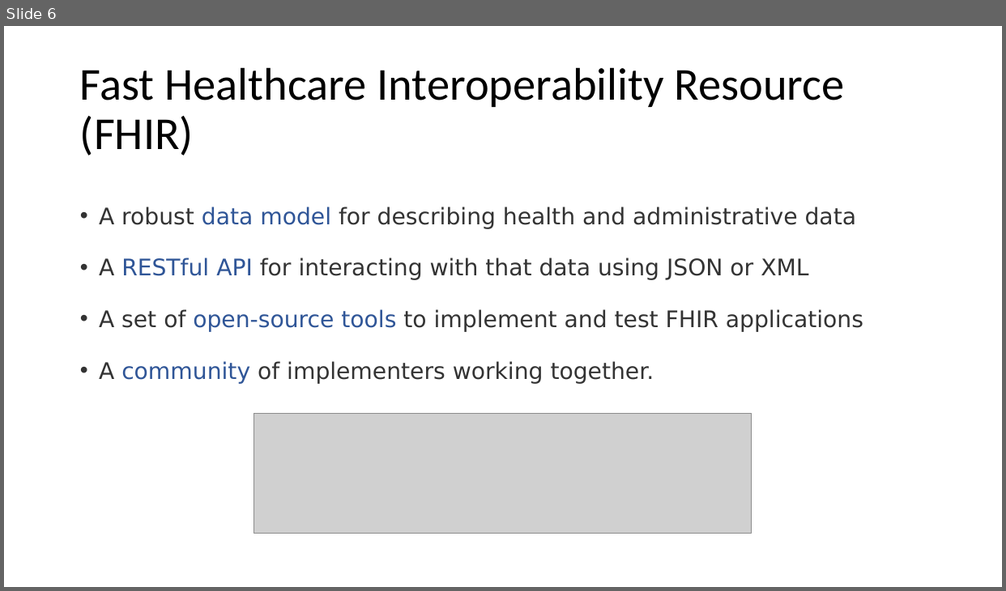
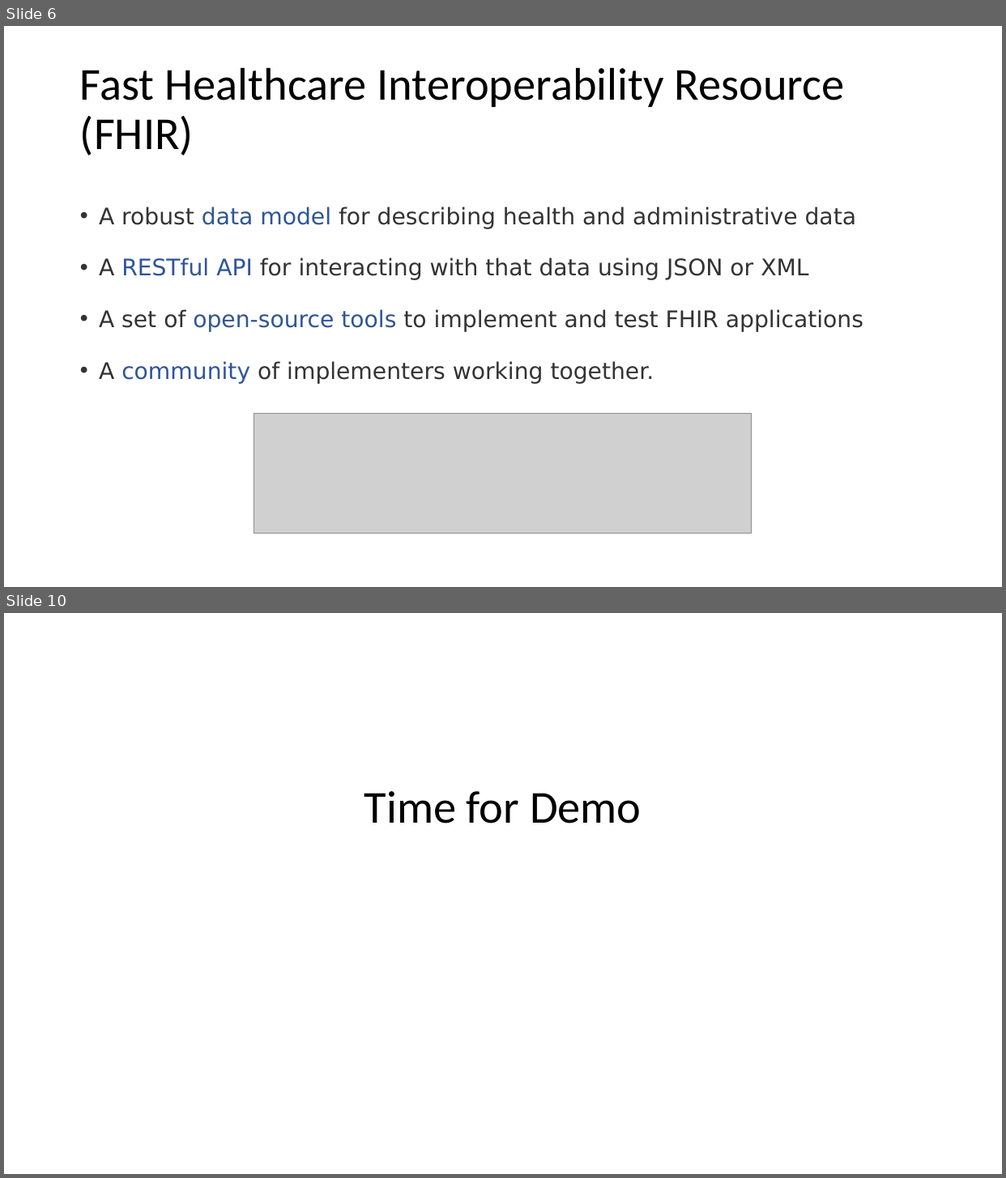
Before and after one commit to sharvkk/cotiviti-summer-internship, a slide deck: Interoperability Technology in Healthcare.pptx. Shown one above the other, each under a label of ours: slide 6 before the commit, slides 6 and 10 after it; the slides between them are not shown. The pictures are 1006x591 and 1006x1178 pixels, drawn with LibreOffice and Linux fonts; fonts in the diff are those of the drawing; grey boxes stand for pictures. Boxes give left, top, right and bottom in pixels: in the first picture for what was removed or moved away, otherwise in the second. Text is boxed around its words. In the diff, an @@ line names an element or a change of style, - is before the commit and + after.

```diff
--- a/Interoperability Technology in Healthcare.pptx
+++ b/Interoperability Technology in Healthcare.pptx
@@ slide 10 added at (4,613,1002,1174), background #FFFFFF @@
@@ title added at (364,791,641,824), 44 pt, text #000000 @@
+Time for Demo
```
Also in this commit, not shown: 4 slides changed, 6 other slides added.
